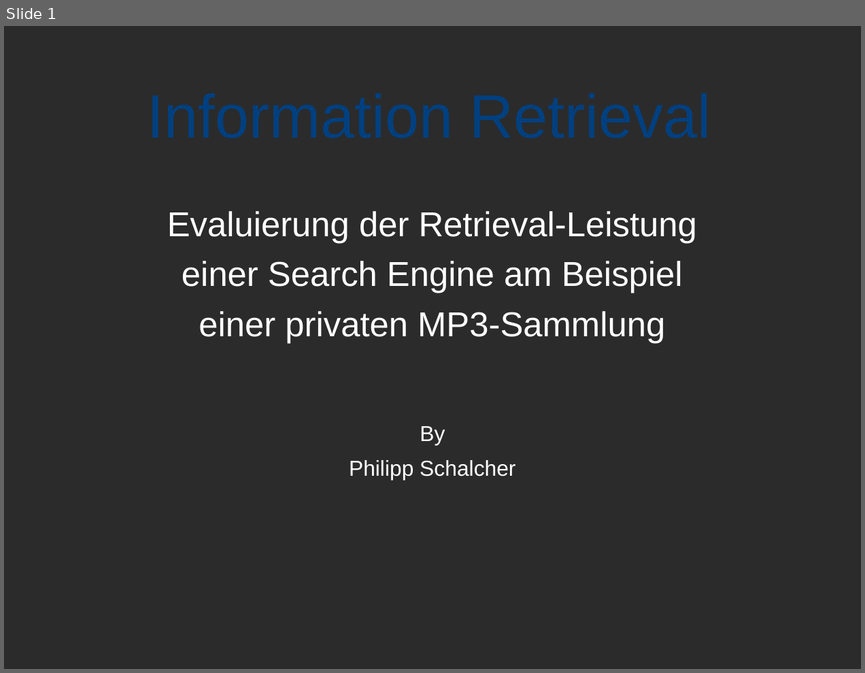
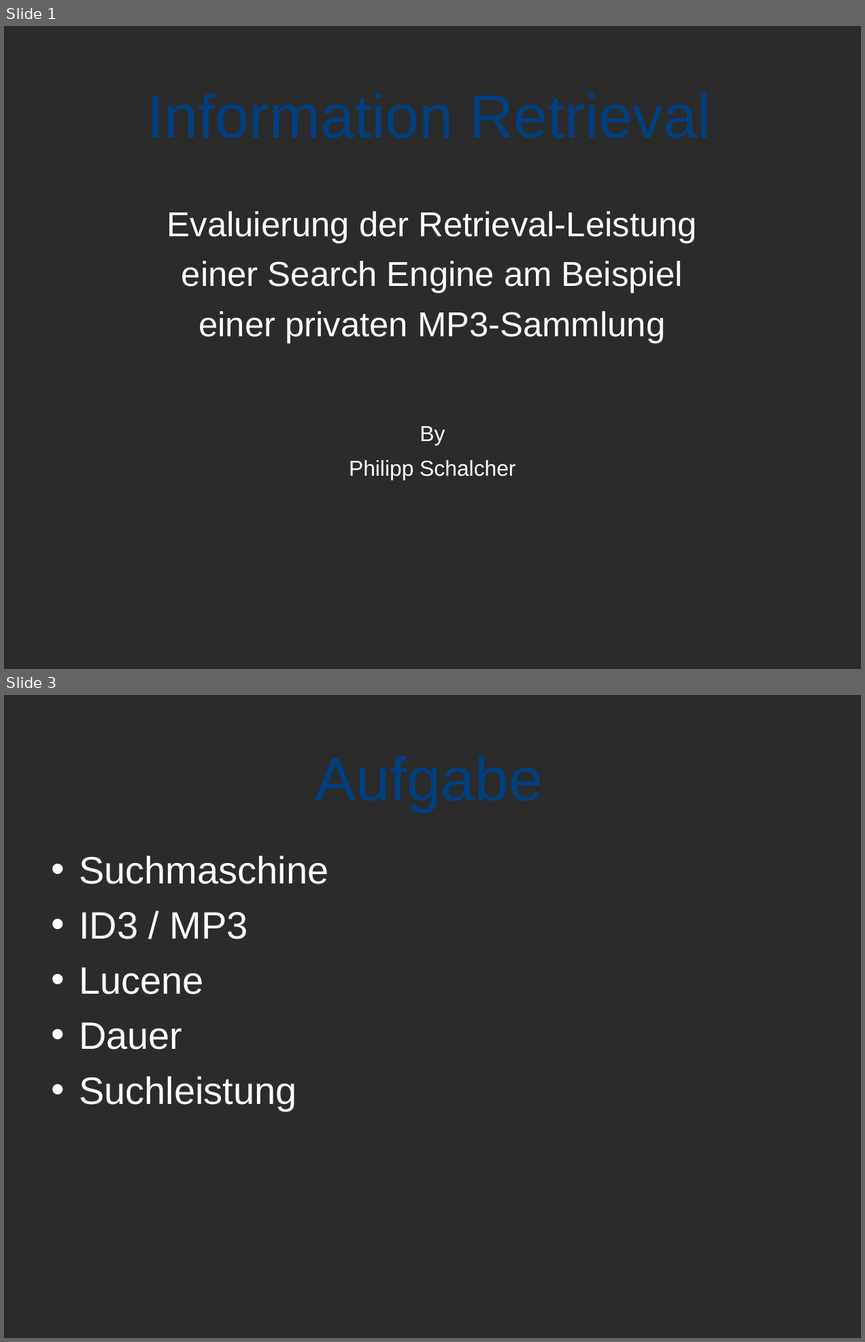
Before and after one commit to spitzbueb/Information_Retrieval, a slide deck: Präsentation/Präsentation.odp. Shown one above the other, each under a label of ours: slide 1 before the commit, slides 1 and 3 after it; the slides between them are not shown. The pictures are 865x673 and 865x1342 pixels, drawn with LibreOffice and Linux fonts; fonts in the diff are those of the drawing; background and template pictures are left out; a plain dark background stands for a picture behind light text. Boxes give left, top, right and bottom in pixels: in the first picture for what was removed or moved away, otherwise in the second. Text is boxed around its words. In the diff, an @@ line names an element or a change of style, - is before the commit and + after.

```diff
--- a/Präsentation/Präsentation.odp
+++ b/Präsentation/Präsentation.odp
@@ slide 3 added at <box>4,695,861,1338</box>, background picture (left out) @@
@@ title added at <box>65,707,794,845</box>, 56.7 pt, text #004080 @@
+Aufgabe
@@ text added at <box>79,855,328,1111</box>, 35.3 pt, text #FFFFFF @@
+• Suchmaschine
+• ID3 / MP3
+• Lucene
+• Dauer
+• Suchleistung
```
Also in this commit, not shown: 1 slide changed, 16 other slides added.
